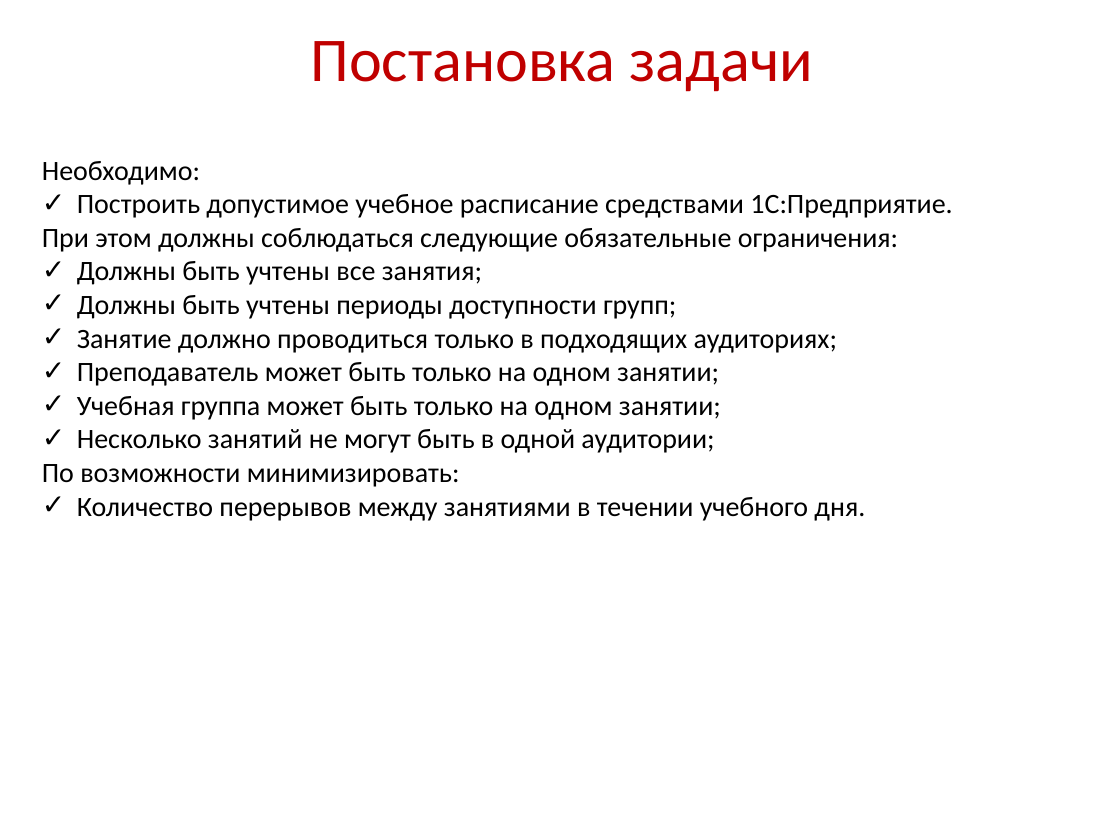
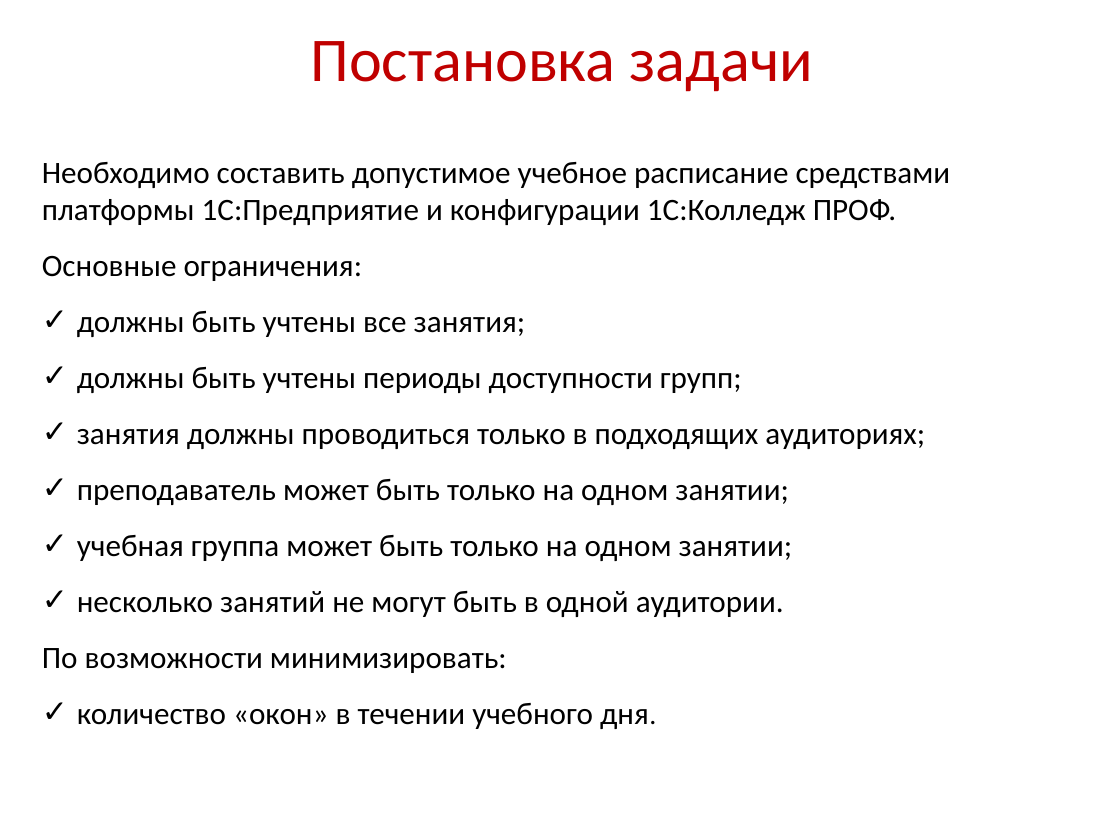
Before and after one commit to rasmushippy/dip, a slide deck: slide 3 of диплом/Презентация к диплому.pptx. Drawn at 1120x840 pixels with LibreOffice and Linux fonts; fonts in the diff are those of the drawing; background and template pictures are left out. Boxes give left, top, right and bottom in pixels: in the first picture for what was removed or moved away, otherwise in the second. Text is boxed around its words. In the diff, an @@ line names an element or a change of style, - is before the commit and + after.

```diff
--- a/диплом/Презентация к диплому.pptx
+++ b/диплом/Презентация к диплому.pptx
@@ text at (42, 162, 951, 617): text changed; size 18 to 20 pt @@
-Необходимо:
-✓ Построить допустимое учебное расписание средствами 1С:Предприятие.
-При этом должны соблюдаться следующие обязательные ограничения:
-✓ Должны быть учтены все занятия;
-✓ Должны быть учтены периоды доступности групп;
-✓ Занятие должно проводиться только в подходящих аудиториях;
-✓ Преподаватель может быть только на одном занятии;
-✓ Учебная группа может быть только на одном занятии;
-✓ Несколько занятий не могут быть в одной аудитории;
+Необходимо составить допустимое учебное расписание средствами платформы 1С:Предприятие и конфигурации 1С:Колледж ПРОФ.
+Основные ограничения:
+✓ должны быть учтены все занятия;
+✓ должны быть учтены периоды доступности групп;
+✓ занятия должны проводиться только в подходящих аудиториях;
+✓ преподаватель может быть только на одном занятии;
+✓ учебная группа может быть только на одном занятии;
+✓ несколько занятий не могут быть в одной аудитории.
@@ text at (42, 648, 507, 673): size 18 to 20 pt in "По возможности минимизировать:"; more space between paragraphs @@
@@ text at (77, 703, 649, 729): text changed; size 18 to 20 pt @@
-✓ Количество перерывов между занятиями в течении учебного дня.
+✓ количество «окон» в течении учебного дня.
```
Also in this commit, not shown: 5 other slides changed, 9 slides added, 8 slides removed, 7 other files.
